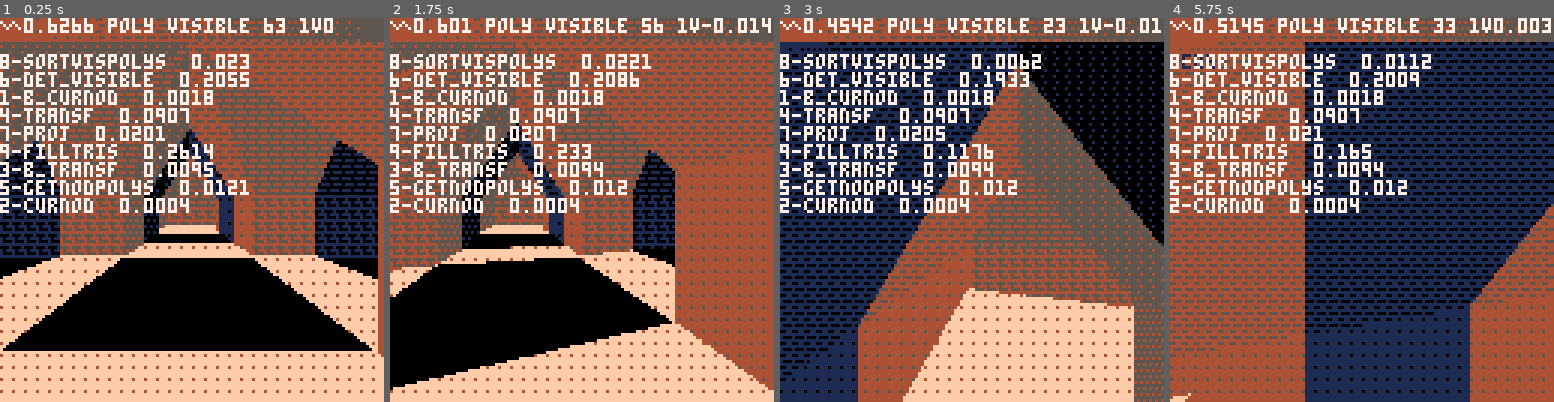
Above: before the commit, frames 1-4 (left to right).
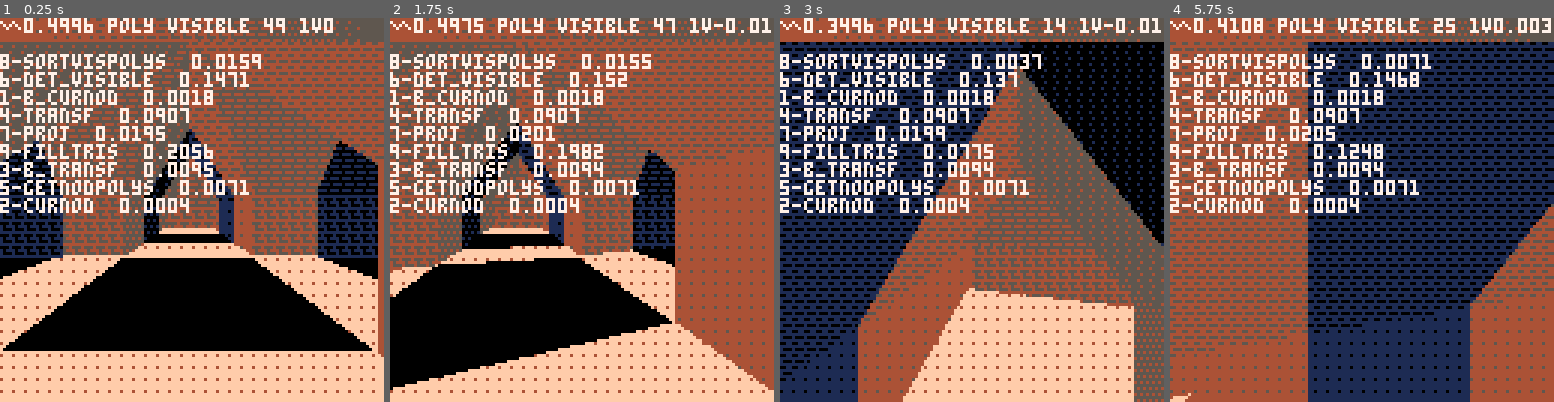
Above: after the commit, the same moments.

Repository: yourykiki/pico8
Game: PICO-8 cartridge temple.p8
Same seed, same stepped clock (60 frames per second), same inputs: the game is played once before the commit and once after it.
Inputs:
- Up to frame 1 (0.25 s): no input
- Up to frame 2 (1.75 s): hold Right from 1.6 s (still down)
- Up to frame 3 (3 s): release Right at 2.1 s; hold Up 2.15-2.42 s; hold Right from 2.47 s (still down)
- Up to frame 4 (5.75 s): release Right at 3.03 s; hold Left 3.08-3.58 s; hold Down 3.63-3.97 s; hold Right 4.02-4.68 s; hold Up 4.73-5.03 s; hold Left 5.08-5.68 s; hold Down from 5.73 s (still down)

The runs differ from the first frame. In frame 1, 1.1% of the frame differs, in the area x 12-89%, y 0-63%; in frame 2, 2.3%, in the area x 1-100%, y 0-57%; in frame 3, 0.8%; in frame 4, 1.6%.

Commit message:
deep 1, for comparing with master

Diff:
--- a/temple.p8
+++ b/temple.p8
@@ -382,7 +382,7 @@
   if #ipoly>6 then
    local v5=proj[ipoly[5]]
    tri(v1[1],v1[2],v4[1],v4[2],v5[1],v5[2],c)
-   print"yeah"
+   --print"yeah"
   end
 --
 --fillp()
@@ -991,7 +991,7 @@
 
  -- take 2 nodes deep
  addchildnodpolys(
-  2,nod,_polys,_norms,_w)
+  1,nod,_polys,_norms,_w)
 
 --print(#_w,32,96)
 --print(#_polys,96)
